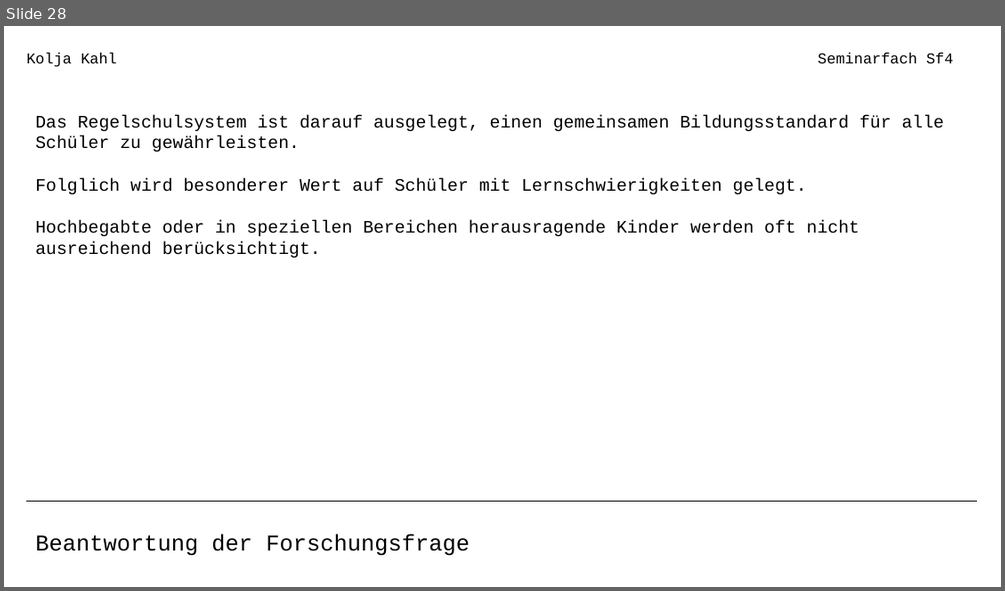
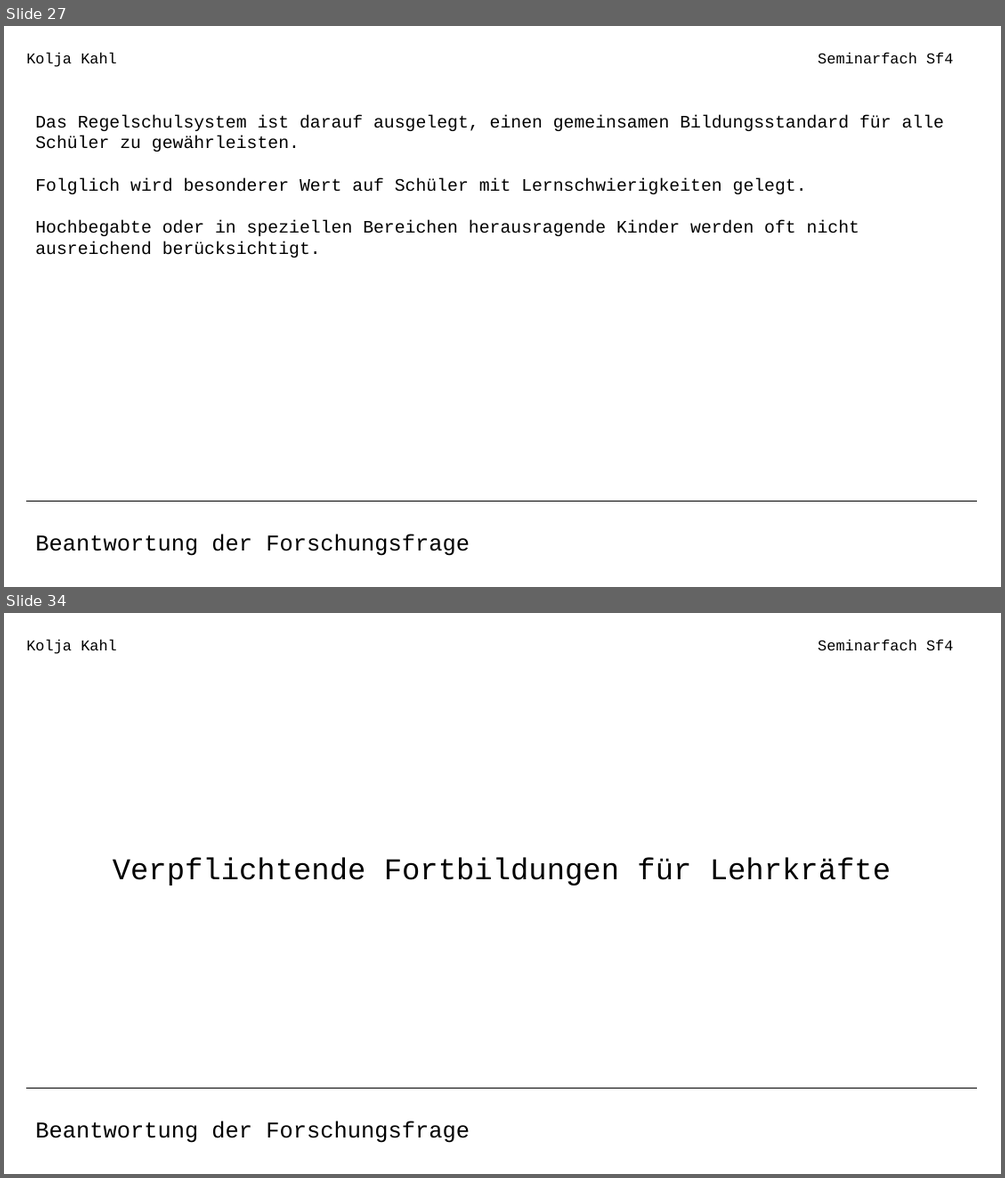
Before and after one commit to coasterkolja/obsidian-vault, a slide deck: 900 Assets/Seminarfach Präsentation.odp. Shown one above the other, each under a label of ours: slide 28 before the commit, slides 27 and 34 after it; the slides between them are not shown. The pictures are 1005x591 and 1005x1178 pixels, drawn with LibreOffice and Linux fonts; fonts in the diff are those of the drawing. Boxes give left, top, right and bottom in pixels: in the first picture for what was removed or moved away, otherwise in the second. Text is boxed around its words. In the diff, an @@ line names an element or a change of style, - is before the commit and + after.

```diff
--- a/900 Assets/Seminarfach Präsentation.odp
+++ b/900 Assets/Seminarfach Präsentation.odp
@@ slide 34 added at box(4, 613, 1001, 1174), background #FFFFFF @@
@@ text added at box(26, 639, 117, 654), 12 pt, text #000000 @@
+Kolja Kahl
@@ text added at box(817, 639, 953, 650), 12 pt, text #000000 @@
+Seminarfach Sf4
@@ text added at box(113, 857, 890, 885), 24 pt, text #000000 @@
+Verpflichtende Fortbildungen für Lehrkräfte
@@ line added from (26, 1088) to (977, 1088), #000000 0 pt @@
@@ text added at box(35, 1120, 469, 1143), 18 pt, text #000000 @@
+Beantwortung der Forschungsfrage
@@ what was slide 28 is now slide 27 @@
```
Also in this commit, not shown: 7 slides changed, 12 other slides added, 1 slide removed, 2 other files.
